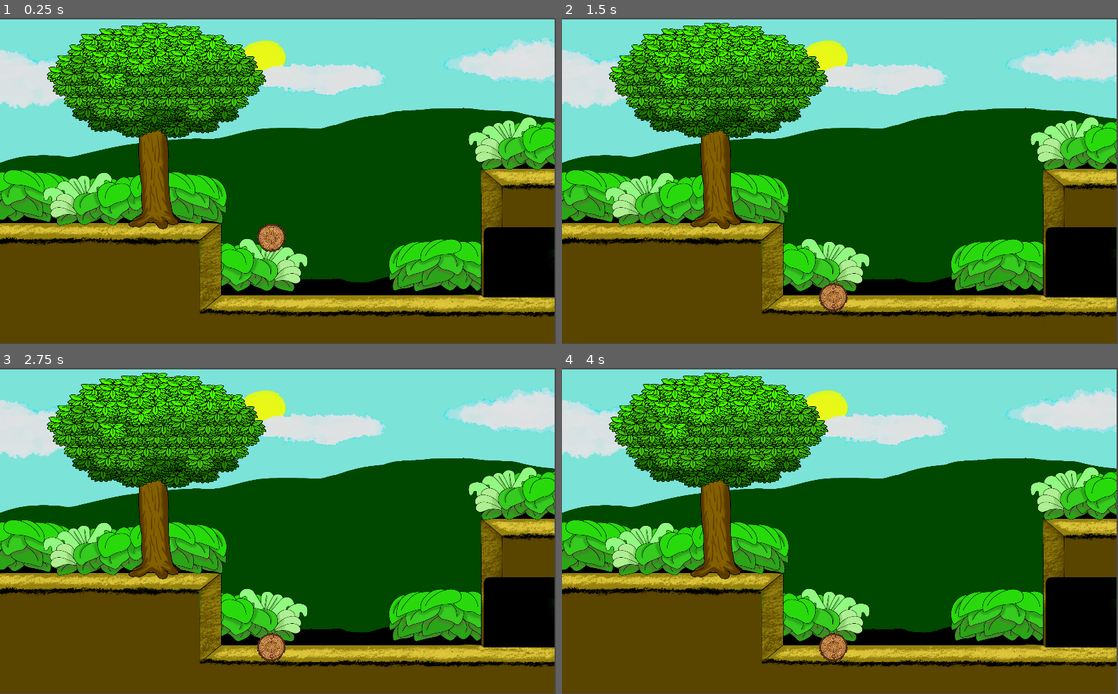
Above: before the commit, frames 1-4 (two rows, left to right).
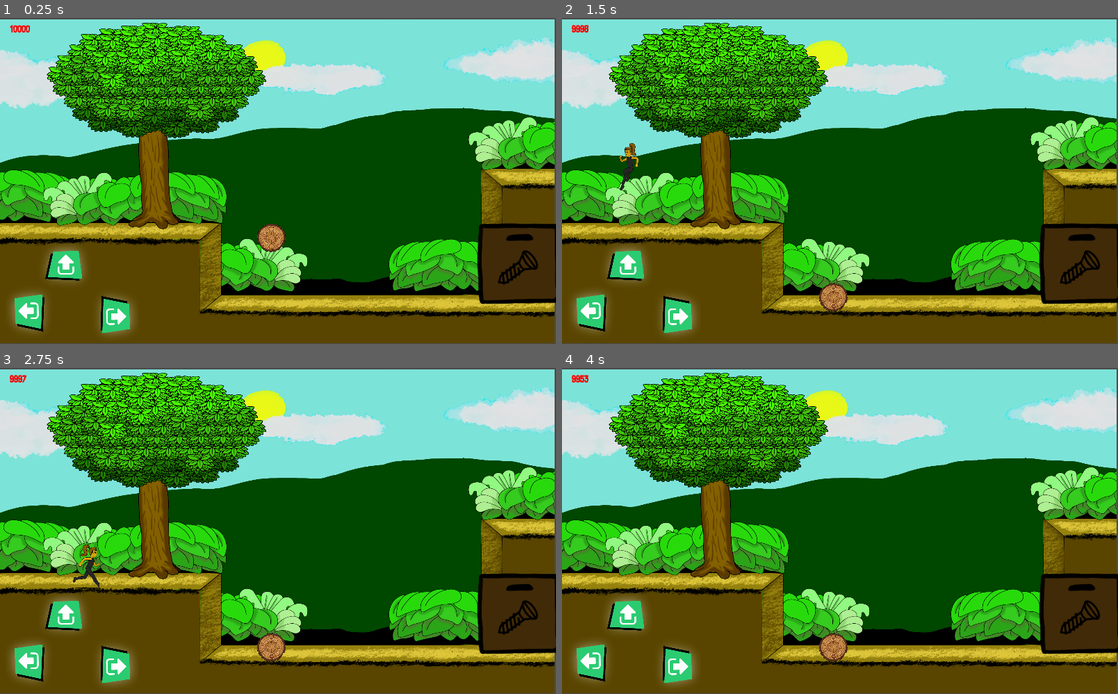
Above: after the commit, the same moments.

Repository: joelyo1996/nutriciber
Game: Godot game, scene res://Escenas/Mapa14/Mapa14.tscn
The game is run twice, just before and just after one commit, with the same random seed, the same clock (stepped at 60 frames per second) and the same inputs. This scene is started directly instead of the project's main scene.
Inputs (mouse positions are in pixels of both pictures, inside the frame that each line leads up to):
- Up to frame 1 (0.25 s): no input
- Up to frame 2 (1.5 s): click (623, 265) at 0.52 s; click (589, 314) at 1.27 s
- Up to frame 3 (2.75 s): click (116, 664) at 2.02 s
- Up to frame 4 (4 s): move the mouse to (962, 514) at 2.77 s; hold Right (ui_right) 2.78-3.5 s; hold Up (ui_up) 2.78-3.5 s; click (962, 514) at 2.92 s; tap Enter at 3.5 s; drag from (728, 547) to (823, 645) at 3.52 s

The runs differ from the first frame. In frame 1, 5.2% of the frame differs, in the area x 1-100%, y 2-98%; in frame 2, 5.4%; in frame 3, 5.5%; in frame 4, 5.2%.

Commit message:
final
agregar parte final

Diff:
--- a/Escenas/Mapa11/KinematicBody2D.gd
+++ b/Escenas/Mapa11/KinematicBody2D.gd
@@ -41,7 +41,7 @@
 		if Global.largoSalto == true:
 			$LargoSalto.visible = true
 			$SpriteSalto.visible = false
-			$AnimationPersonaje.play("saltar_largo")
+			$AnimationPersonaje.play("salto")
 			saltando = true
 			move.y = -salto
 			Global.Energia = Global.Energia - 10
@@ -91,7 +91,7 @@
 		$SpritePersonaje.visible = false
 		$SpriteSalto.visible = false
 
-	move_and_slide(move,Vector2(0,-1))
+	move_and_slide(move,Vector2(0,0))
 	if Input.is_action_just_pressed("ui_left"):
 		$AudioPersonaje.play()
 	if Input.is_action_just_pressed("ui_right"):
@@ -141,7 +141,7 @@
 
 func _on_Izquierda_button_down():
 	if Global.Energia != 0:
-		if Global.largoSalto == true:
+		if Global.largoSalto == true && !saltando== true:
 			$LargoCaminar.visible = true
 			$SpritePersonaje.visible = false
 			$AnimationPersonaje.play("caminar_largo")
@@ -159,7 +159,7 @@
 
 func _on_Derecha_button_up():
 	if  Global.Energia != 0:
-		if Global.largoSalto == true:
+		if Global.largoSalto == true && !saltando== true:
 			$LargoCaminar.visible = true
 			$SpritePersonaje.visible = false
 			$AnimationPersonaje.play("caminar_largo")
--- a/Escenas/Mapa14/Mapa14.gd
+++ b/Escenas/Mapa14/Mapa14.gd
@@ -12,3 +12,17 @@
 		get_tree().change_scene("res://Escenas/Mapa13/Mapa13.tscn")
 	if area.name == "AreaTronco":
 		Global.tronco = Vector2 (900,375)
+
+
+func _on_Arriba_area_entered(area):
+	if area.name == "AreaPersonaje":
+		Global.posicion_personaje = Vector2(50,200)
+		get_tree().change_scene("res://Escenas/Mapa15/Mapa15.tscn")
+	pass # Replace with function body.
+
+
+func _on_Abajo_area_entered(area):
+	if area.name == "AreaPersonaje":
+		Global.posicion_personaje = Vector2(50,500)
+		get_tree().change_scene("res://Escenas/Mapa15/Mapa15.tscn")
+	pass # Replace with function body.
--- a/Escenas/Mapa14/Mapa14.tscn
+++ b/Escenas/Mapa14/Mapa14.tscn
@@ -1,9 +1,13 @@
-[gd_scene load_steps=9 format=2]
+[gd_scene load_steps=14 format=2]
 
 [ext_resource path="res://Escenas/Mapa14/Mapa14.gd" type="Script" id=1]
 [ext_resource path="res://Asset/Mapa14/fondo4.png" type="Texture" id=2]
 [ext_resource path="res://Escenas/Tronco/Tronco.tscn" type="PackedScene" id=3]
 [ext_resource path="res://Escenas/Personaje/Personaje.tscn" type="PackedScene" id=4]
+[ext_resource path="res://Escenas/Piedra/Piedra.tscn" type="PackedScene" id=5]
+[ext_resource path="res://Escenas/UI/UI.tscn" type="PackedScene" id=6]
+[ext_resource path="res://Asset/UI/boton_salir_normal.png" type="Texture" id=7]
+[ext_resource path="res://Asset/UI/boton_salir_presionado.png" type="Texture" id=8]
 
 [sub_resource type="RectangleShape2D" id=1]
 extents = Vector2( 206.087, 93.7257 )
@@ -16,6 +20,9 @@
 
 [sub_resource type="RectangleShape2D" id=4]
 extents = Vector2( 10, 296.465 )
+
+[sub_resource type="RectangleShape2D" id=5]
+extents = Vector2( 10, 178.337 )
 
 [node name="Mapa14" type="Node2D"]
 script = ExtResource( 1 )
@@ -54,4 +61,58 @@
 
 [node name="CollisionShape2D" type="CollisionShape2D" parent="Mapa13"]
 shape = SubResource( 4 )
+
+[node name="Arriba" type="Area2D" parent="."]
+position = Vector2( 1057.33, 289.273 )
+
+[node name="CollisionShape2D" type="CollisionShape2D" parent="Arriba"]
+position = Vector2( -2.27209, -170.406 )
+shape = SubResource( 5 )
+
+[node name="Abajo" type="Area2D" parent="."]
+position = Vector2( 1059.6, 668.709 )
+
+[node name="CollisionShape2D" type="CollisionShape2D" parent="Abajo"]
+position = Vector2( -2.27209, -170.406 )
+shape = SubResource( 5 )
+
+[node name="Piedra" parent="." instance=ExtResource( 5 )]
+position = Vector2( 955.507, 452.054 )
+
+[node name="UI" parent="." instance=ExtResource( 6 )]
+
+[node name="TextureButton" type="TextureButton" parent="UI"]
+margin_left = 66.9038
+margin_top = 503.272
+margin_right = 370.904
+margin_bottom = 840.272
+rect_rotation = -90.2057
+rect_scale = Vector2( 0.3, 0.3 )
+texture_normal = ExtResource( 7 )
+texture_pressed = ExtResource( 8 )
+
+[node name="Izquierda" type="TextureButton" parent="UI"]
+margin_left = 102.404
+margin_top = 593.104
+margin_right = 406.404
+margin_bottom = 930.104
+rect_rotation = 179.289
+rect_scale = Vector2( 0.3, 0.3 )
+texture_normal = ExtResource( 7 )
+texture_pressed = ExtResource( 8 )
+
+[node name="Derecha" type="TextureButton" parent="UI"]
+margin_left = 163.64
+margin_top = 495.954
+margin_right = 467.64
+margin_bottom = 832.954
+rect_rotation = 358.708
+rect_scale = Vector2( 0.3, 0.3 )
+texture_normal = ExtResource( 7 )
+texture_pressed = ExtResource( 8 )
 [connection signal="area_entered" from="Mapa13" to="." method="_on_Mapa13_area_entered"]
+[connection signal="area_entered" from="Arriba" to="." method="_on_Arriba_area_entered"]
+[connection signal="area_entered" from="Abajo" to="." method="_on_Abajo_area_entered"]
+[connection signal="pressed" from="UI/TextureButton" to="Personaje" method="_on_TextureButton_pressed"]
+[connection signal="button_down" from="UI/Izquierda" to="Personaje" method="_on_Izquierda_button_down"]
+[connection signal="button_up" from="UI/Derecha" to="Personaje" method="_on_Derecha_button_up"]
--- /dev/null
+++ b/Escenas/Mapa15/Mapa15.gd
@@ -0,0 +1,15 @@
+extends Node2D
+
+func _ready():
+	$Personaje.position = Global.posicion_personaje
+
+func _on_Arriba_area_entered(area):
+	if area.name == "AreaPersonaje":
+		Global.posicion_personaje = Vector2(1000,200)
+		get_tree().change_scene("res://Escenas/Mapa14/Mapa14.tscn")
+
+
+func _on_Abajo_area_entered(area):
+	if area.name == "AreaPersonaje":
+		Global.posicion_personaje = Vector2(1000,500)
+		get_tree().change_scene("res://Escenas/Mapa14/Mapa14.tscn")
--- /dev/null
+++ b/Escenas/Mapa15/Mapa15.tscn
@@ -0,0 +1,95 @@
+[gd_scene load_steps=9 format=2]
+
+[ext_resource path="res://Escenas/Mapa15/Mapa15.gd" type="Script" id=1]
+[ext_resource path="res://Asset/Mapa15/fondo5.png" type="Texture" id=2]
+[ext_resource path="res://Escenas/Personaje/Personaje.tscn" type="PackedScene" id=3]
+[ext_resource path="res://Escenas/UI/UI.tscn" type="PackedScene" id=4]
+[ext_resource path="res://Asset/UI/boton_salir_normal.png" type="Texture" id=5]
+[ext_resource path="res://Asset/UI/boton_salir_presionado.png" type="Texture" id=6]
+
+[sub_resource type="RectangleShape2D" id=1]
+extents = Vector2( 489.285, 40.2864 )
+
+[sub_resource type="RectangleShape2D" id=2]
+extents = Vector2( 10, 198.615 )
+
+[node name="Mapa15" type="Node2D"]
+script = ExtResource( 1 )
+
+[node name="Fondo" type="Sprite" parent="."]
+position = Vector2( 511.941, 299.701 )
+scale = Vector2( 0.530943, 0.478306 )
+texture = ExtResource( 2 )
+
+[node name="Plataforma" type="StaticBody2D" parent="."]
+
+[node name="CollisionShape2D" type="CollisionShape2D" parent="Plataforma"]
+position = Vector2( 490.414, 351.618 )
+shape = SubResource( 1 )
+
+[node name="Plataforma2" type="StaticBody2D" parent="."]
+position = Vector2( 1.75812, 235.584 )
+
+[node name="CollisionShape2D" type="CollisionShape2D" parent="Plataforma2"]
+position = Vector2( 490.414, 351.618 )
+shape = SubResource( 1 )
+
+[node name="Plataforma3" type="StaticBody2D" parent="."]
+position = Vector2( 611.815, 114.276 )
+
+[node name="CollisionShape2D" type="CollisionShape2D" parent="Plataforma3"]
+position = Vector2( 490.414, 351.618 )
+shape = SubResource( 1 )
+
+[node name="Personaje" parent="." instance=ExtResource( 3 )]
+position = Vector2( 207.487, 444.417 )
+
+[node name="Arriba" type="Area2D" parent="."]
+position = Vector2( -33.4037, 198.664 )
+
+[node name="CollisionShape2D" type="CollisionShape2D" parent="Arriba"]
+position = Vector2( 24.6132, -49.2265 )
+shape = SubResource( 2 )
+
+[node name="Abajo" type="Area2D" parent="."]
+
+[node name="CollisionShape2D" type="CollisionShape2D" parent="Abajo"]
+position = Vector2( -10.5485, 557.314 )
+shape = SubResource( 2 )
+
+[node name="UI" parent="." instance=ExtResource( 4 )]
+
+[node name="TextureButton" type="TextureButton" parent="UI"]
+margin_left = 763.01
+margin_top = 420.183
+margin_right = 1067.01
+margin_bottom = 757.183
+rect_rotation = -91.3301
+rect_scale = Vector2( 0.3, 0.3 )
+texture_normal = ExtResource( 5 )
+texture_pressed = ExtResource( 6 )
+
+[node name="Izquierda" type="TextureButton" parent="UI"]
+margin_left = 789.382
+margin_top = 501.055
+margin_right = 1093.38
+margin_bottom = 838.055
+rect_rotation = 179.343
+rect_scale = Vector2( 0.3, 0.3 )
+texture_normal = ExtResource( 5 )
+texture_pressed = ExtResource( 6 )
+
+[node name="Derecha" type="TextureButton" parent="UI"]
+margin_left = 836.85
+margin_top = 402.602
+margin_right = 1140.85
+margin_bottom = 739.602
+rect_rotation = 0.470204
+rect_scale = Vector2( 0.3, 0.3 )
+texture_normal = ExtResource( 5 )
+texture_pressed = ExtResource( 6 )
+[connection signal="area_entered" from="Arriba" to="." method="_on_Arriba_area_entered"]
+[connection signal="area_entered" from="Abajo" to="." method="_on_Abajo_area_entered"]
+[connection signal="pressed" from="UI/TextureButton" to="Personaje" method="_on_TextureButton_pressed"]
+[connection signal="button_down" from="UI/Izquierda" to="Personaje" method="_on_Izquierda_button_down"]
+[connection signal="button_up" from="UI/Derecha" to="Personaje" method="_on_Derecha_button_up"]
--- /dev/null
+++ b/Escenas/Piedra/Piedra.gd
@@ -0,0 +1,18 @@
+extends Node2D
+
+# Declare member variables here. Examples:
+# var a = 2
+# var b = "text"
+
+# Called when the node enters the scene tree for the first time.
+func _ready():
+	pass # Replace with function body.
+
+# Called every frame. 'delta' is the elapsed time since the previous frame.
+#func _process(delta):
+#	pass
+
+
+func _on_AreaPiedra_area_entered(area):
+	if area.name == "AreaPersonaje":
+		queue_free()
--- /dev/null
+++ b/Escenas/Piedra/Piedra.tscn
@@ -0,0 +1,20 @@
+[gd_scene load_steps=4 format=2]
+
+[ext_resource path="res://Escenas/Piedra/Piedra.gd" type="Script" id=1]
+[ext_resource path="res://Asset/Mapa11/cajarnaise.png" type="Texture" id=2]
+
+[sub_resource type="RectangleShape2D" id=1]
+extents = Vector2( 69.1096, 67.4313 )
+
+[node name="Piedra" type="Node2D"]
+script = ExtResource( 1 )
+
+[node name="SpritePiedra" type="Sprite" parent="."]
+modulate = Color( 0.427451, 0.403922, 0.403922, 1 )
+texture = ExtResource( 2 )
+
+[node name="AreaPiedra" type="Area2D" parent="."]
+
+[node name="CollisionShape2D" type="CollisionShape2D" parent="AreaPiedra"]
+shape = SubResource( 1 )
+[connection signal="area_entered" from="AreaPiedra" to="." method="_on_AreaPiedra_area_entered"]
